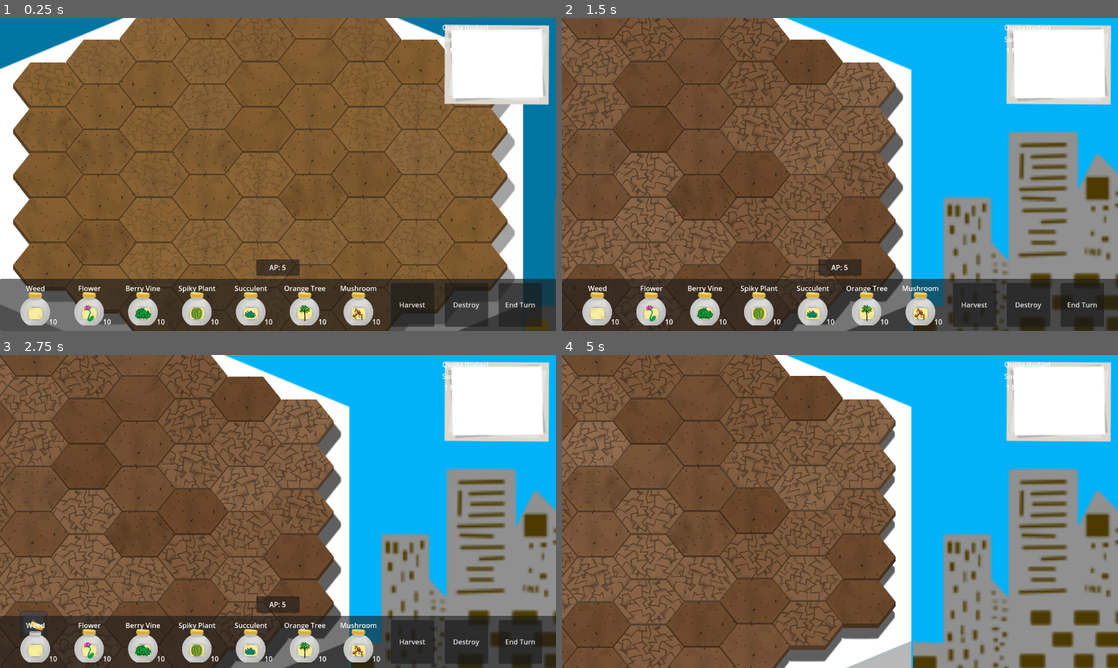
Above: before the commit, frames 1-4 (two rows, left to right).
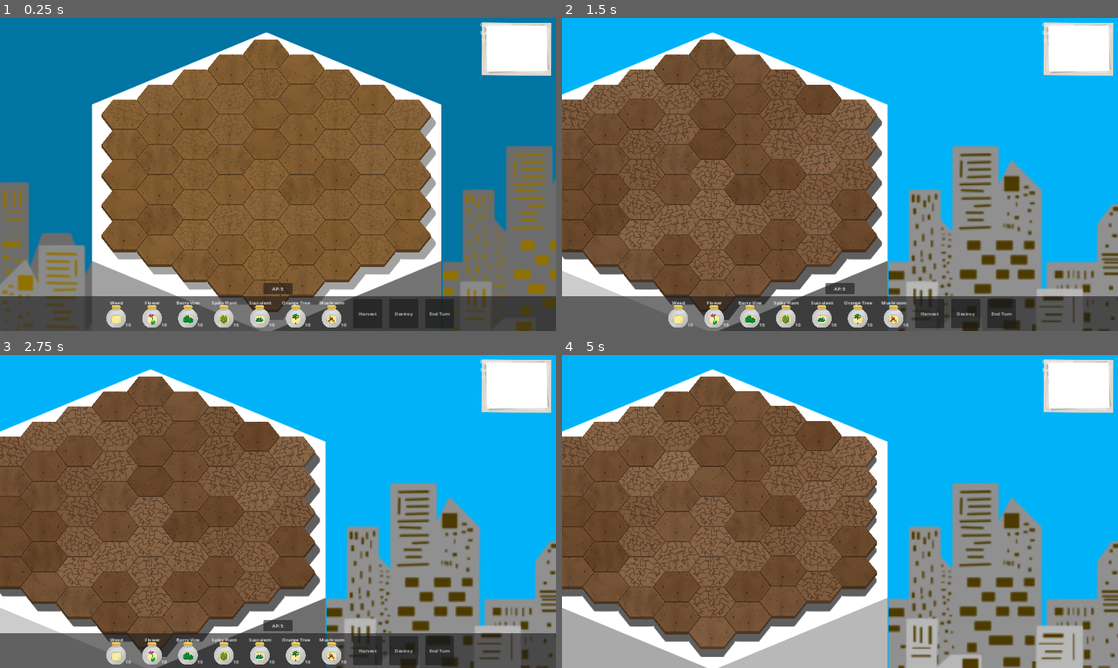
Above: after the commit, the same moments.

Repository: CiaranWoodward/LD54
Game: Godot game, scene res://Level.tscn
Two runs of this game, one before a commit and one after it. Both use one fixed random seed, a clock stepped at 60 frames per second and the inputs below. The engine's default icon, where the game draws it, is replaced by a stand-in: a white triangle on a blue panel in a dark square.
Inputs (mouse positions are in pixels of both pictures, inside the frame that each line leads up to):
- Up to frame 1 (0.25 s): no input
- Up to frame 2 (1.5 s): move the mouse to (962, 158) at 0.52 s; hold Right (ui_right) 0.53-1.25 s; click (962, 158) at 0.6 s; drag from (728, 190) to (812, 237) at 1.27 s
- Up to frame 3 (2.75 s): click (33, 642) at 2.02 s
- Up to frame 4 (5 s): click "Harvest" at 2.75 s; click "Destroy" at 3.5 s; click "End Turn" at 4.25 s

The runs differ from the first frame. In frame 1, 60% of the frame differs, in the area x 0-100%, y 0-100%; in frame 2, 54%; in frame 3, 54%; in frame 4, 53%.

Commit message:
Fix camera leaving game bounds

Diff:
--- a/PlayerCam.gd
+++ b/PlayerCam.gd
@@ -5,7 +5,7 @@
 @export var STOP_TIME = 0.2
 @export var ZOOM_AMOUNT = 0.2
 @export var ZOOM_TIME = 0.15
-@export var ZOOM_MIN = 0.4
+@export var ZOOM_MIN = 0.6
 @export var ZOOM_MAX = 2
 
 var zoom_tween
--- a/project.godot
+++ b/project.godot
@@ -26,8 +26,9 @@
 
 [display]
 
-window/size/viewport_width=1280
-window/size/viewport_height=720
+window/size/viewport_width=1920
+window/size/viewport_height=1080
+window/stretch/mode="canvas_items"
 
 [gui]
 
@@ -57,3 +58,4 @@
 
 renderer/rendering_method="mobile"
 environment/defaults/default_clear_color=Color(0.227451, 0.341176, 0.427451, 1)
+anti_aliasing/quality/msaa_2d=1
